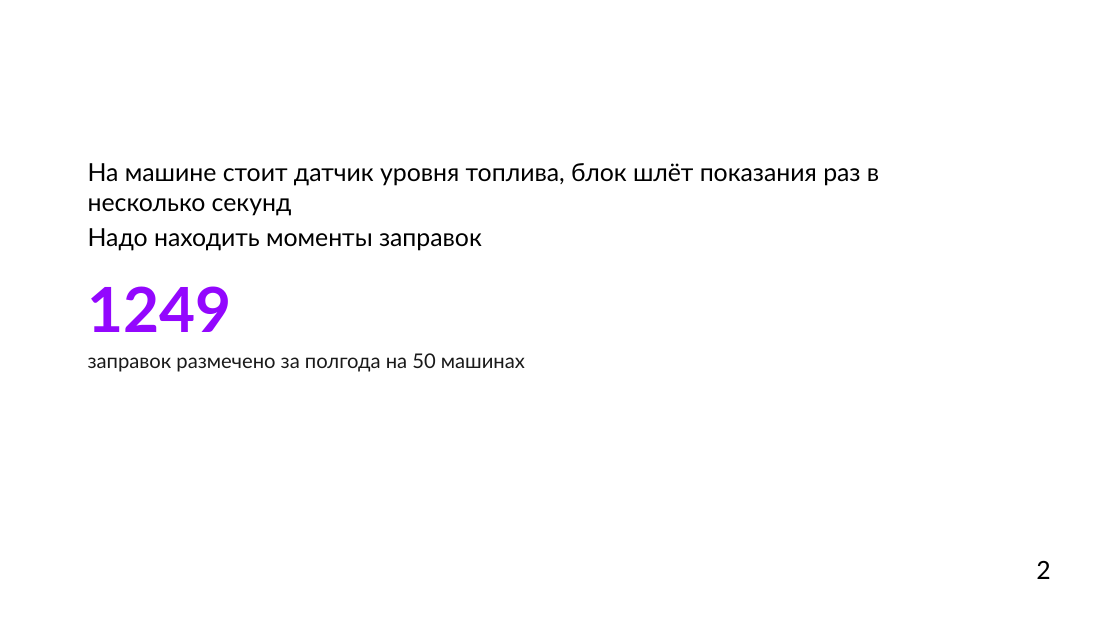
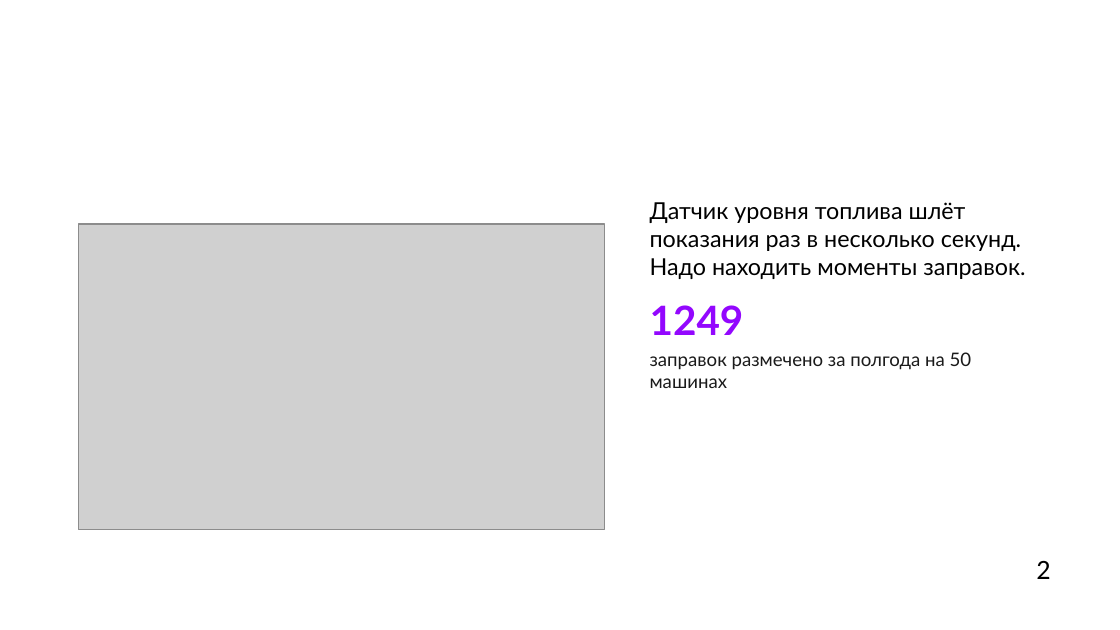
Before and after one commit to hehehelp123/fuel-refuel-lab, a slide deck: slide 2 of Лаба_заправки.pptx. Drawn at 1120x630 pixels with LibreOffice and Linux fonts; fonts in the diff are those of the drawing; grey boxes stand for pictures; background and template pictures are left out. Boxes give left, top, right and bottom in pixels: in the first picture for what was removed or moved away, otherwise in the second. Text is boxed around its words. In the diff, an @@ line names an element or a change of style, - is before the commit and + after.

```diff
--- a/Лаба_заправки.pptx
+++ b/Лаба_заправки.pptx
@@ text "Датчик уровня топлива шлёт показания ...": place and size @@
-text "Датчик уровня топлива шлёт показания ..." at box(88, 163, 879, 372)
+text "Датчик уровня топлива шлёт показания ..." at box(650, 202, 1025, 388)
@@ text at box(650, 202, 1025, 279): text changed; size 16 to 15 pt @@
-На машине стоит датчик уровня топлива, блок шлёт показания раз в несколько секунд
-Надо находить моменты заправок
+Датчик уровня топлива шлёт показания раз в несколько секунд. Надо находить моменты заправок.
@@ picture added at box(78, 224, 605, 530) @@
@@ text at box(650, 305, 972, 388): size 40 to 26 pt in "1249"; size 13 to 12 pt in "заправок размечено за полгода на 50 машинах"; less space between paragraphs @@
```
Also in this commit, not shown: 9 other slides changed, 1 slide added, 2 slides removed, 10 other files.
